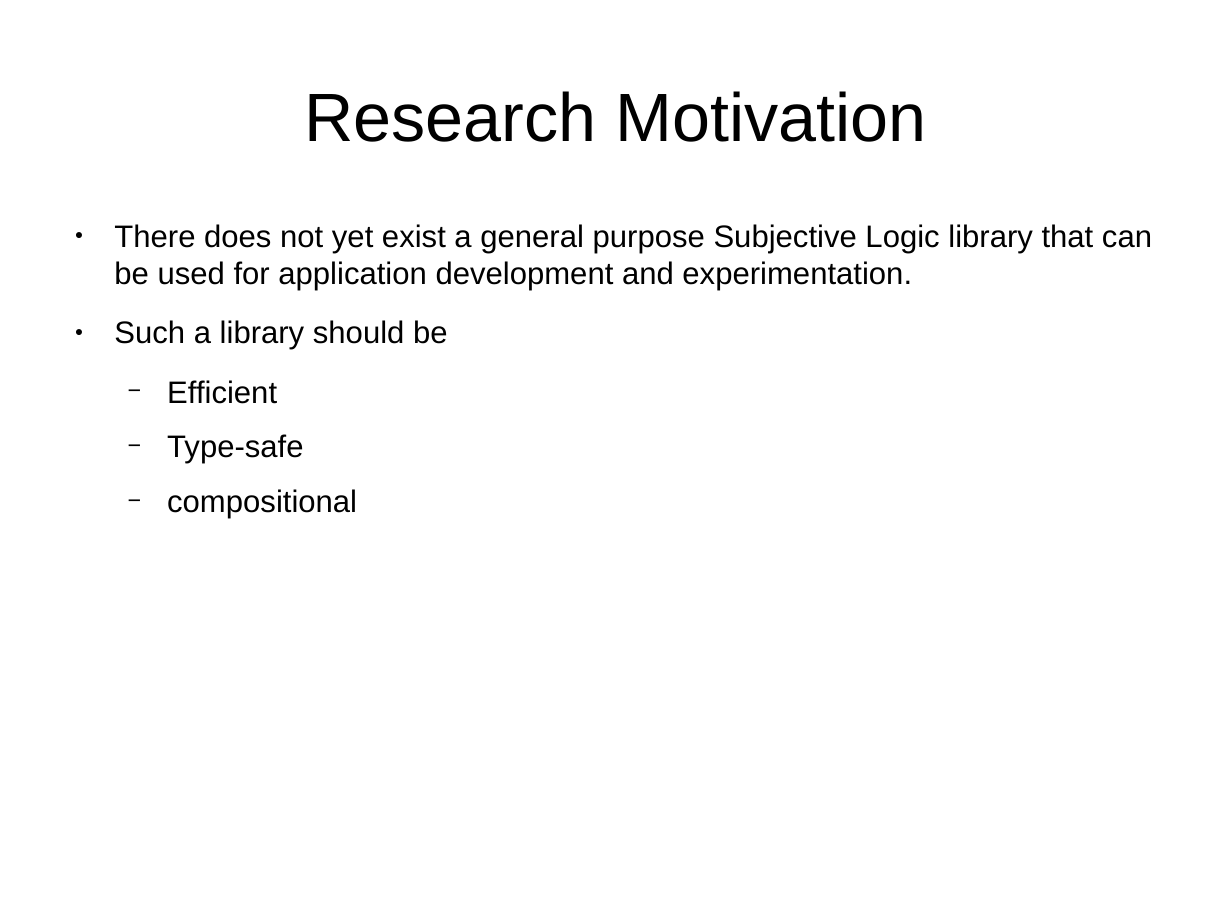
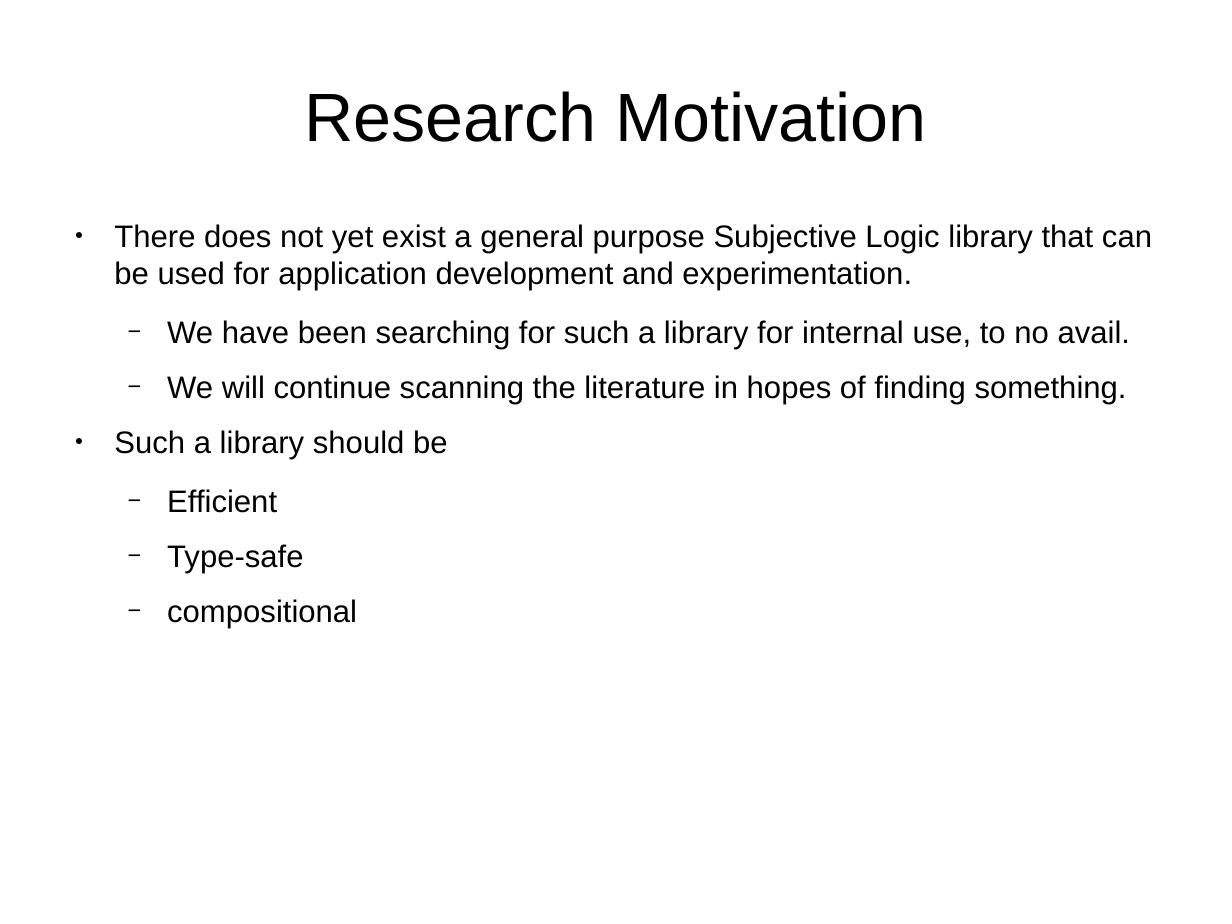
Before and after one commit to bstamour/SLHS, a slide deck: slide 20 of docs/proposal-from-bob.odp (slide 22 before the commit). Drawn at 1232x924 pixels with LibreOffice and Linux fonts; fonts in the diff are those of the drawing. Boxes give left, top, right and bottom in pixels: in the first picture for what was removed or moved away, otherwise in the second. Text is boxed around its words. In the diff, an @@ line names an element or a change of style, - is before the commit and + after.

```diff
--- a/docs/proposal-from-bob.odp
+++ b/docs/proposal-from-bob.odp
@@ text at [167, 320, 1130, 405]: paragraphs added @@
+  − We have been searching for such a library for internal use, to no avail.
+  − We will continue scanning the literature in hopes of finding something.
```
Also in this commit, not shown: 5 other slides changed, 1 slide added, 3 slides removed.
